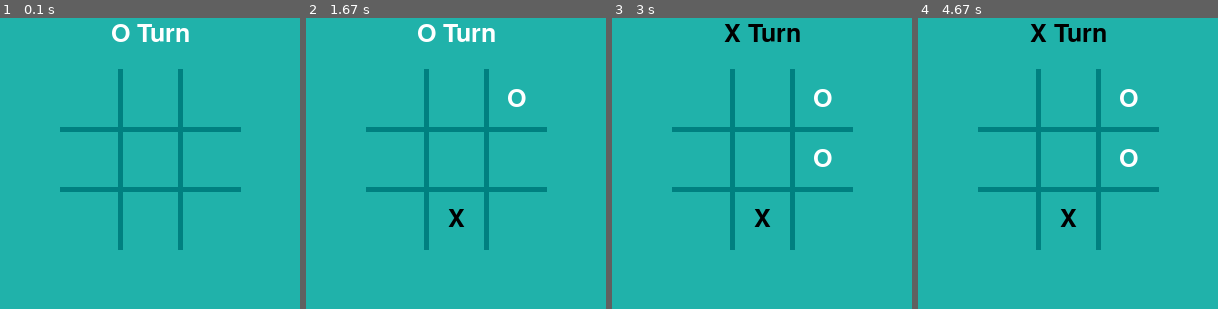
Above: before the commit, frames 1-4 (left to right).
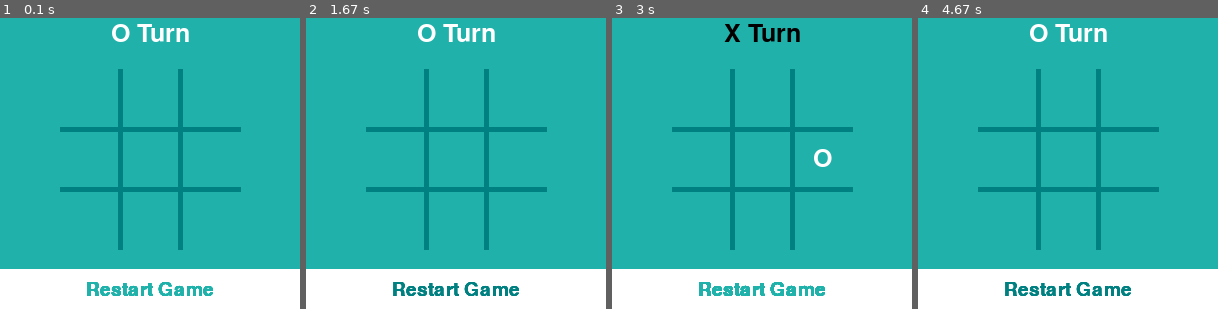
Above: after the commit, the same moments.

Repository: AnshumaJain/TicTacToe_PyGame
Game: pygame game, started from TicTacToegame.py
Same seed, same stepped clock (60 frames per second), same inputs: the game is played once before the commit and once after it.
Inputs (mouse positions are in pixels of both pictures, inside the frame that each line leads up to):
- Up to frame 1 (0.1 s): no input
- Up to frame 2 (1.67 s): click (516, 99) at 0.38 s; press the mouse at (516, 99) at 0.7 s; move the mouse to (498, 160) at 0.8 s; release the mouse at (477, 221) at 0.93 s; click (456, 288) at 1.55 s, where only the run after the commit has a clickable "Restart Game"
- Up to frame 3 (3 s): press the mouse at (822, 99) at 1.87 s; move the mouse to (789, 148) at 1.97 s; release the mouse at (759, 201) at 2.1 s; press the mouse at (822, 99) at 2.2 s; move the mouse to (780, 183) at 2.3 s; release the mouse at (738, 271) at 2.43 s; press the mouse at (822, 99) at 2.53 s; move the mouse to (828, 116) at 2.63 s; release the mouse at (837, 134) at 2.77 s
- Up to frame 4 (4.67 s): click (1068, 288) at 3.38 s, where only the run after the commit has a clickable "Restart Game"; press the mouse at (1128, 99) at 3.7 s; move the mouse to (1065, 73) at 3.8 s; release the mouse at (999, 47) at 3.93 s; click (1068, 288) at 4.55 s, where only the run after the commit has a clickable "Restart Game"

The runs differ from the first frame. In frame 1, 13% of the frame differs, in the area x 0-100%, y 86-100%; in frame 2, 14%; in frame 3, 13%; in frame 4, 15%, in the area x 0-100%, y 2-100%.

Commit message:
add restart feature
-- add feature to restart the game
-- cleanup function calls
-- cleanup/add comments

Diff:
--- a/TicTacToegame.py
+++ b/TicTacToegame.py
@@ -10,6 +10,16 @@
 X_COLOR = (0, 0, 0)  # BLACK
 OX_DRAW_COLOR = (105, 105, 105)  # GRAY
 LINE_COLOR = (0, 128, 128)  # TEAL
+RESTART_BG_COLOR = (255, 255, 255)   # WHITE
+RESTART_FONT_COLOR_ACTIVE = (0, 128, 128) # TEAL
+RESTART_FONT_COLOR_PASSIVE = (32, 178, 170)  # LIGHT SEA GREEN
+
+# Display Pixel Area
+SCREEN_SIZE = [300, 300]
+RESTART_BUTTON_X_START = 0
+RESTART_BUTTON_WIDTH = 300
+RESTART_BUTTON_Y_START = 260
+RESTART_BUTTON_HEIGHT = 40
 
 CELL_CENTER_HASH_MAP = {
     1: (90, 90),
@@ -23,18 +33,21 @@
     9: (210, 210)
 }
 
+# Maps X-Pixel Border to Cell No.
 X_BORDER_TO_CELL_MAP = {
     (120, 60): {1, 4, 7},
     (180, 120): {2, 5, 8},
     (240, 180): {3, 6, 9}
 }
 
+# Maps Y-Pixel Border to Cell No.
 Y_BORDER_TO_CELL_MAP = {
     (60, 120): {1, 2, 3},
     (120, 180): {4, 5, 6},
     (180, 240): {7, 8, 9}
 }
 
+# Cell combos needed to win
 WINNING_CELL_COMBOS = {
     (0, 1, 2), (3, 4, 5), (6, 7, 8),  # horizontal combos
     (0, 3, 6), (1, 4, 7), (2, 5, 8),  # vertical combos
@@ -47,59 +60,71 @@
     def __init__(self):
         pygame.init()
 
-        # texts
+        # default font
         self.font = pygame.font.Font('freesansbold.ttf', 25)
 
         # Set up the drawing window
-        self.screen = pygame.display.set_mode([300, 300])
+        self.screen = pygame.display.set_mode(SCREEN_SIZE)
 
         # Fill the background color
         self.screen.fill(BG_SCREEN_COLOR)
 
-        self.cell = [None] * 9  # cell array representing 9 cells of the ttt grid
-        self.static_drawing()  # display the labels and the grid
-        self.is_game_over = False  # Boolean to monitor if the game is over
+        # draw the labels and the grid
+        self.static_drawing()
 
 
     def static_drawing(self):
-        """ display the labels, window name and the grid """
+        """ draw the labels, window name and the tic-tac-toe grid """
 
         pygame.display.set_caption('Welcome to Tic-Tac-Toe game')  # window name
 
-        # Draw a solid vertical & horizontal lines in the center
+        # Draw the tic-tac-toe hatched lines
         pygame.draw.line(self.screen, LINE_COLOR, (120, 60), (120, 240), 5)  # vertical line1
         pygame.draw.line(self.screen, LINE_COLOR, (180, 60), (180, 240), 5)  # vertical line2
         pygame.draw.line(self.screen, LINE_COLOR, (60, 120), (240, 120), 5)  # horizontal line1
         pygame.draw.line(self.screen, LINE_COLOR, (60, 180), (240, 180), 5)  # horizontal line2
 
-        # start turn instruction
+        # initial turn text
         text1 = self.font.render(" O Turn ", True, O_COLOR, BG_SCREEN_COLOR)  # O label
         text_rect1 = text1.get_rect()
         text_rect1.center = (150, 25)
         self.screen.blit(text1, text_rect1)
 
-
-    def display_symbol(self, symbol, cell_num, color):
+        # restart button area
+        pygame.draw.rect(self.screen, RESTART_BG_COLOR, [RESTART_BUTTON_X_START, RESTART_BUTTON_Y_START,
+                                                         RESTART_BUTTON_WIDTH, RESTART_BUTTON_HEIGHT])
+
+
+    def display_symbol(self, symbol, cell_num):
+        """ function to draw the 'X' and 'O' symbols in the given cell no."""
+
         x, y = CELL_CENTER_HASH_MAP[cell_num]
         if not self.is_game_over:
-            text = self.font.render(symbol, True, color)
-            text_rect = text.get_rect()
-            text_rect.center = (x, y)
-            self.screen.blit(text, text_rect)
-
+
+            # display the 'X' or 'O' symbol text
             if symbol == 'O':
-                text2 = self.font.render(' X Turn ', True, X_COLOR, BG_SCREEN_COLOR)  # X label
-                text_rect2 = text2.get_rect()
-                text_rect2.center = (150, 25)
-                self.screen.blit(text2, text_rect2)
+                symbol_color = O_COLOR
             else:
-                text1 = self.font.render(" O Turn ", True, O_COLOR, BG_SCREEN_COLOR)  # O label
-                text_rect1 = text1.get_rect()
-                text_rect1.center = (150, 25)
-                self.screen.blit(text1, text_rect1)
-
+                symbol_color = X_COLOR
+
+            symbol_text = self.font.render(symbol, True, symbol_color)
+            symbol_text_rect = symbol_text.get_rect()
+            symbol_text_rect.center = (x, y)
+            self.screen.blit(symbol_text, symbol_text_rect)
+
+            # display the turn text
+            if symbol == 'O':
+                turn_text = self.font.render(' X Turn ', True, X_COLOR, BG_SCREEN_COLOR)  # X label
+            else:
+                turn_text = self.font.render(" O Turn ", True, O_COLOR, BG_SCREEN_COLOR)  # O label
+
+            turn_text_rect = turn_text.get_rect()
+            turn_text_rect.center = (150, 25)
+            self.screen.blit(turn_text, turn_text_rect)
 
     def display_win_message(self, win_message, color):
+        """ function to display the win message """
+
         text = self.font.render(win_message, True, color, BG_SCREEN_COLOR)  # O wins text
         text_rect = text.get_rect()
         text_rect.center = (150, 25)
@@ -107,6 +132,8 @@
 
 
     def display_game_result(self, win, winning_cells=None):
+        """ function to display the winning screen """
+
         if win == 1:
             cord1 = CELL_CENTER_HASH_MAP[winning_cells[0] + 1]
             cord2 = CELL_CENTER_HASH_MAP[winning_cells[1] + 1]
@@ -121,7 +148,6 @@
             self.display_win_message('X Wins!', X_COLOR)
             pygame.draw.line(self.screen, X_COLOR, cord1, cord2, 3)
             pygame.draw.line(self.screen, X_COLOR, cord2, cord3, 3)
-
         elif win == 3:
             self.display_win_message("X-O Draw!", OX_DRAW_COLOR)
 
@@ -129,25 +155,34 @@
 class TicTacToe(Gui):
 
     def __init__(self):
-        Gui.__init__(self)
-        self.turn = 0  # variable to turn the turns
-
-
-    def cell_click_update(self, symbol, cell_no, color):
-        if self.cell[cell_no - 1] is None:
-            self.display_symbol(symbol, cell_no, color)
+        Gui.__init__(self) # call the parent class constructor
+        self.turn = 0  # variable to count the turns (1-9)
+        self.is_game_over = False  # boolean to monitor if the game is over
+        self.cell = [None] * 9  # cell array representing 9 cells of the tic-tac-toe grid
+
+
+    def restart_game(self):
+        self.turn = 0   # reset the turns
+        self.is_game_over = False  # reset game over boolean
+        self.cell = [None] * 9  # reinitialize the tic-tac-toe cell array
+        super().__init__() # call parent class constructor to redraw the GUI
+
+
+    def process_player_turn(self, cell_no):
+        """ function to process the turn """
+        if self.turn % 2 == 0:  # if the turn is even
+            symbol = 'O'
+        else:
+            symbol = 'X'
+
+        if not self.cell[cell_no - 1]: # if the clicked cell isn't already filled
+            self.display_symbol(symbol, cell_no)
             self.turn += 1
             self.cell[cell_no - 1] = symbol
 
 
-    def check_player_turn(self, cell_no):
-        if self.turn % 2 == 0:
-            self.cell_click_update('O', cell_no, O_COLOR)
-        else:
-            self.cell_click_update('X', cell_no, X_COLOR)
-
-
     def check_win(self):
+        """ function to check if anyone has won yet of if there is a tie"""
 
         for i, j, k in WINNING_CELL_COMBOS:
             if [self.cell[i], self.cell[j], self.cell[k]] == ['O'] * 3:
@@ -168,37 +203,55 @@
 
 
     def process_mouse_click(self, pos):
-        possible_cells_x = set()
-        possible_cells_y = set()
-        for x1, x2 in X_BORDER_TO_CELL_MAP.keys():
-            if x1 > pos[0] > x2:
-                possible_cells_x = X_BORDER_TO_CELL_MAP[(x1, x2)]
-        for y1, y2 in Y_BORDER_TO_CELL_MAP.keys():
-            if y1 < pos[1] < y2:
-                possible_cells_y = Y_BORDER_TO_CELL_MAP[(y1, y2)]
-        current_cell = possible_cells_x & possible_cells_y
-        if current_cell:  # if the user didn't click outside the designated area
-            self.check_player_turn(current_cell.pop())
-            self.check_win()
-
-
-    def get_click_pos(self):
-
-        while 1:
-
-            pos = pygame.mouse.get_pos()  # if mouse is pressed get position of cursor
-
-            for event in pygame.event.get():
-                if event.type == pygame.MOUSEBUTTONUP:
+        """ method to process any mouse clicks """
+
+        # if clicked in the 'restart area'
+        if RESTART_BUTTON_X_START <= pos[0] <= RESTART_BUTTON_X_START + RESTART_BUTTON_WIDTH and \
+                RESTART_BUTTON_Y_START <= pos[1] <= RESTART_BUTTON_Y_START + RESTART_BUTTON_HEIGHT:
+            self.restart_game()
+        else: # check if user clicked on any of the tic-tac-toe cells
+            possible_cells_x = set()    # to store horizontal cell no.
+            possible_cells_y = set()    # to store vertical cell no.
+            for x1, x2 in X_BORDER_TO_CELL_MAP.keys():
+                if x1 > pos[0] > x2:
+                    possible_cells_x = X_BORDER_TO_CELL_MAP[(x1, x2)]
+            for y1, y2 in Y_BORDER_TO_CELL_MAP.keys():
+                if y1 < pos[1] < y2:
+                    possible_cells_y = Y_BORDER_TO_CELL_MAP[(y1, y2)]
+
+            current_cell = possible_cells_x & possible_cells_y
+            if current_cell:  # if the user didn't click outside the designated area
+                self.process_player_turn(current_cell.pop())
+                self.check_win() # check if anyone has one
+
+
+    def start_game(self):
+        """ entry point into the game after init"""
+
+        while 1: # keep running until quit() is called
+            pos = pygame.mouse.get_pos()  # get cursor position
+
+            for event in pygame.event.get():    # process all events
+                if event.type == pygame.MOUSEBUTTONUP:  # if mouse click event detected
                     self.process_mouse_click(pos)
 
-                if event.type == pygame.QUIT:
+                if event.type == pygame.QUIT:   # if the user closes the pygame window
                     pygame.quit()  # quitting pygame
                     quit()  # time to quit
 
-
-            pygame.display.update()
-
-
-ob = TicTacToe()
-ob.get_click_pos()
+            # check if the user hovers over the 'restart game' area
+            restart_font = pygame.font.Font('freesansbold.ttf', 19)
+            if RESTART_BUTTON_X_START <= pos[0] and RESTART_BUTTON_Y_START <= pos[1]:
+                text = restart_font.render("Restart Game", True, RESTART_FONT_COLOR_ACTIVE)
+            else:
+                text = restart_font.render("Restart Game", True, RESTART_FONT_COLOR_PASSIVE)
+            text_rect = text.get_rect()
+            text_rect.center = (150, 280)
+            self.screen.blit(text, text_rect) # draw the text on screen
+
+            pygame.display.update() # update display
+
+
+if __name__ == "__main__":
+    game_obj = TicTacToe()
+    game_obj.start_game()
